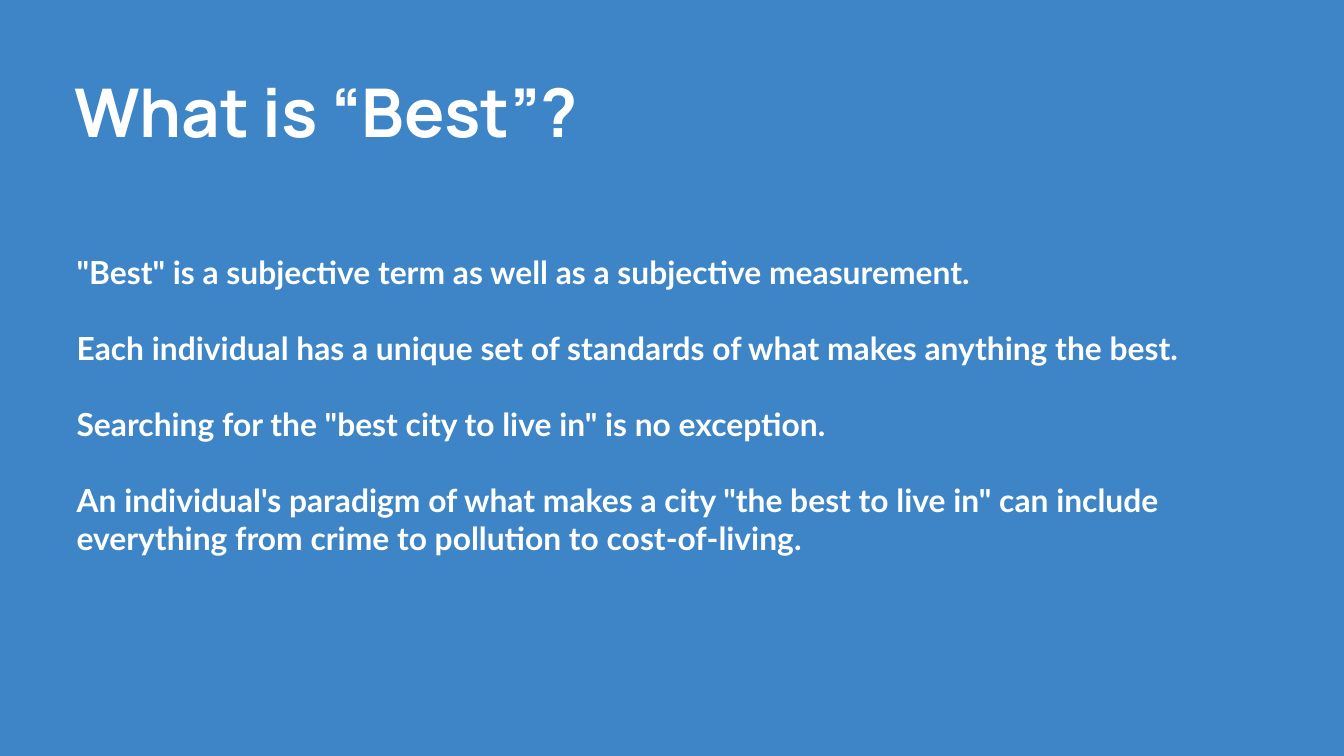
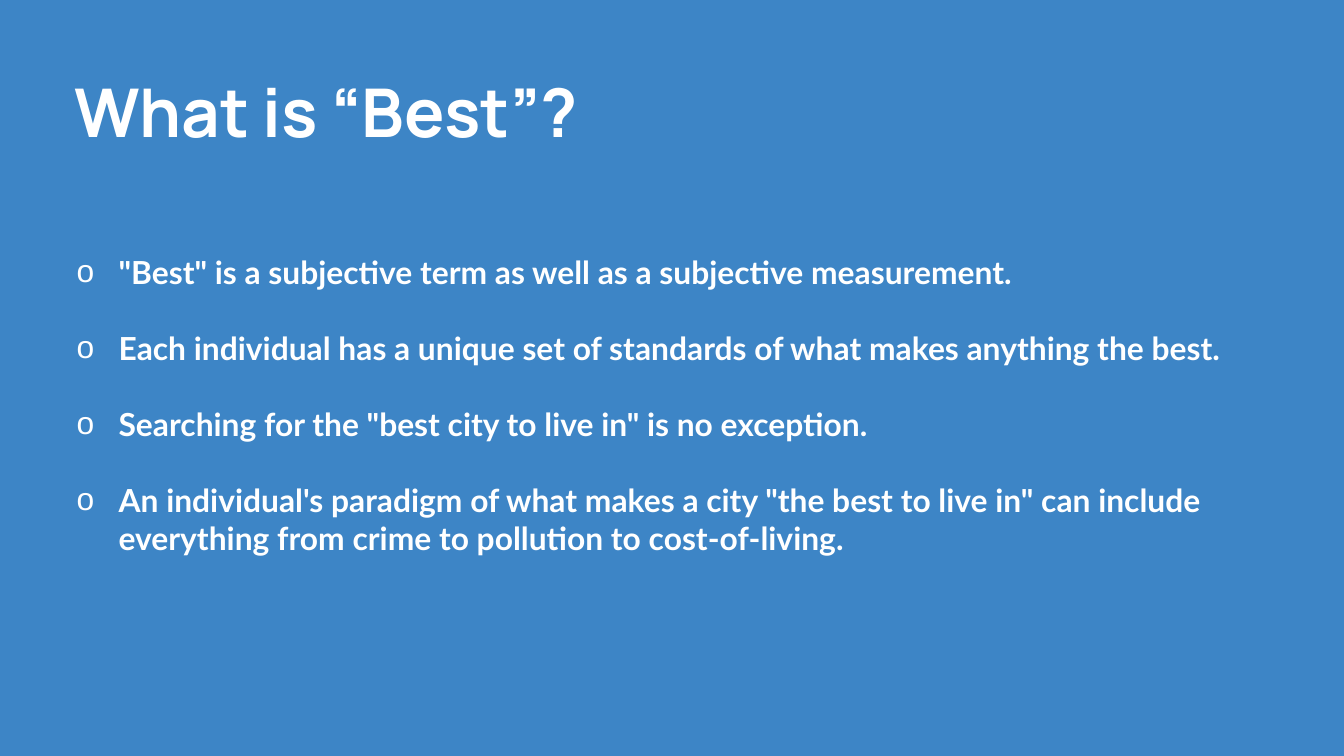
Before and after one commit to CPrince20/Homies, a slide deck: slide 5 of Homies City Collection.pptx. Drawn at 1344x756 pixels with LibreOffice and Linux fonts; fonts in the diff are those of the drawing. Boxes give left, top, right and bottom in pixels: in the first picture for what was removed or moved away, otherwise in the second. Text is boxed around its words. In the diff, an @@ line names an element or a change of style, - is before the commit and + after.

```diff
--- a/Homies City Collection.pptx
+++ b/Homies City Collection.pptx
@@ text at <box>119,260,1220,556</box>: text changed @@
-"Best" is a subjective term as well as a subjective measurement.
-Each individual has a unique set of standards of what makes anything the best.
-Searching for the "best city to live in" is no exception.
-An individual's paradigm of what makes a city "the best to live in" can include everything from crime to pollution to cost-of-living.
+o "Best" is a subjective term as well as a subjective measurement.
+o Each individual has a unique set of standards of what makes anything the best.
+o Searching for the "best city to live in" is no exception.
+o An individual's paradigm of what makes a city "the best to live in" can include everything from crime to pollution to cost-of-living.
```
Also in this commit, not shown: 9 other slides changed, 1 other file.
